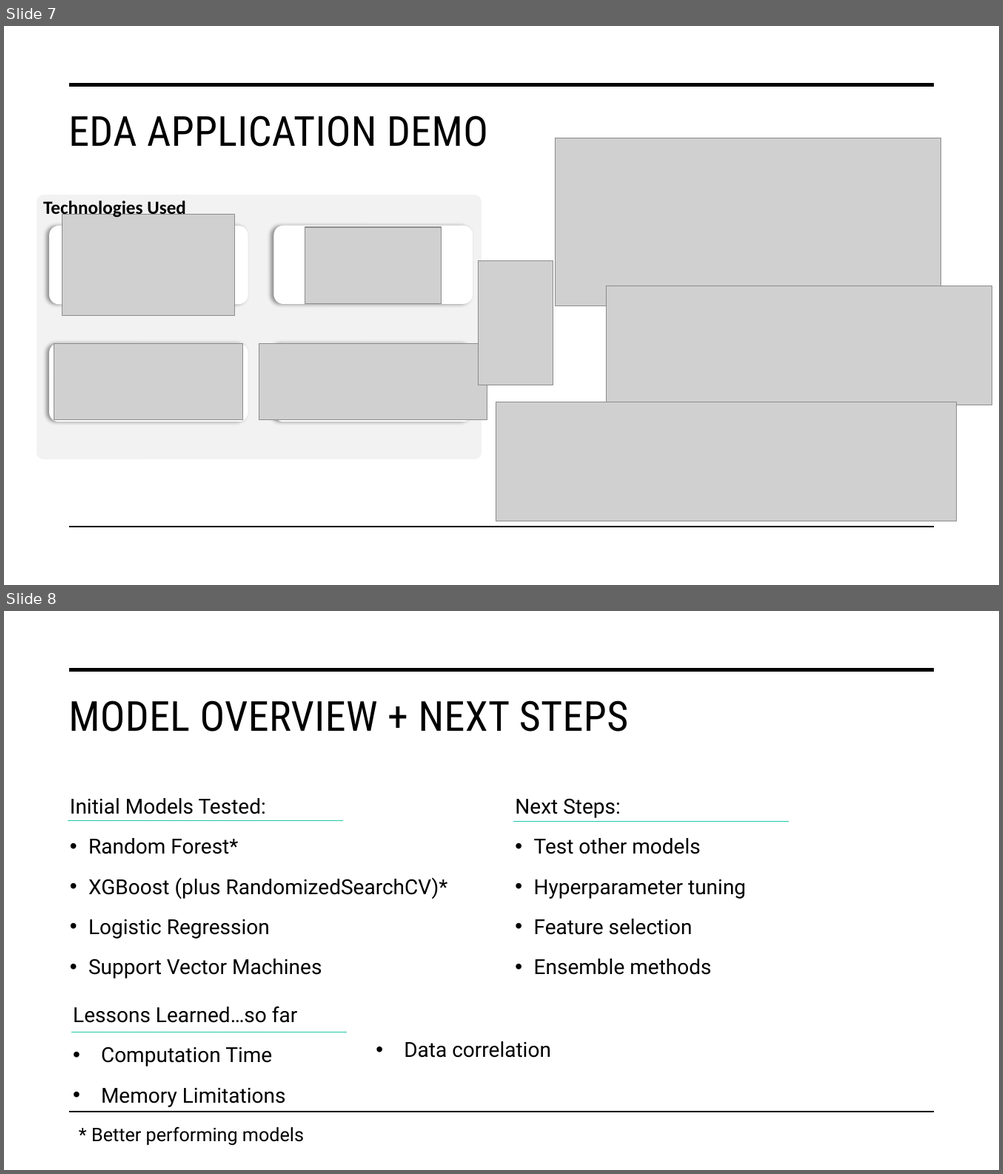
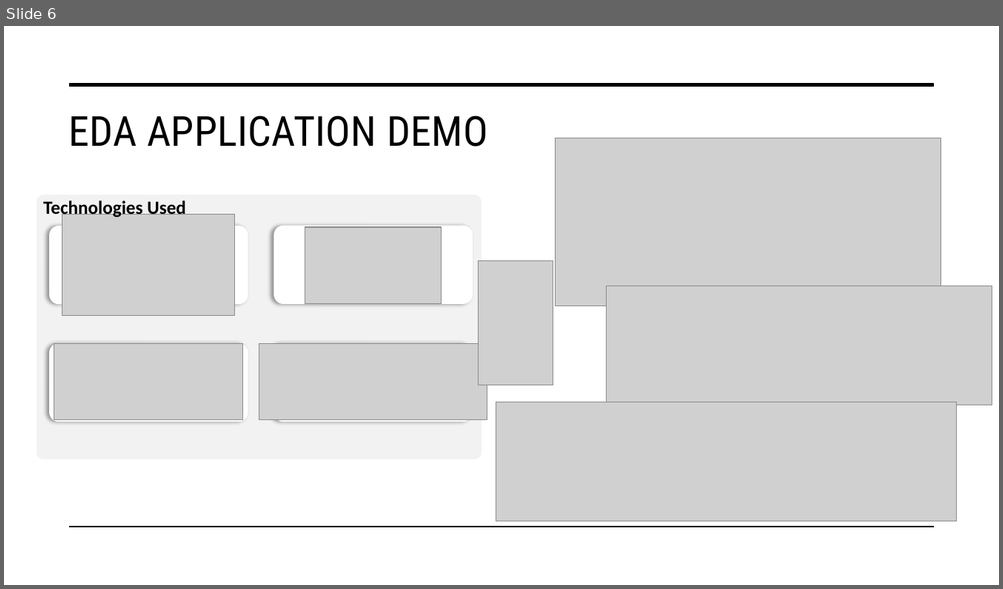
Before and after one commit to DATA-606-2023-FALL-TUESDAY/Whittington_Michael, a slide deck: docs/Final_Presentation - Predictive Analysis for Injury Diagnosis and Localization.pptx. Shown one above the other, each under a label of ours: slides 7 and 8 before the commit, slide 6 after it. The pictures are 1003x1174 and 1003x589 pixels, drawn with LibreOffice and Linux fonts; fonts in the diff are those of the drawing; grey boxes stand for pictures. Boxes give left, top, right and bottom in pixels: in the first picture for what was removed or moved away, otherwise in the second. Text is boxed around its words. In the diff, an @@ line names an element or a change of style, - is before the commit and + after.

```diff
--- a/docs/Final_Presentation - Predictive Analysis for Injury Diagnosis and Localization.pptx
+++ b/docs/Final_Presentation - Predictive Analysis for Injury Diagnosis and Localization.pptx
@@ slide 8 removed at [4,611,999,1170], background #FFFFFF @@
@@ line removed from (70, 670) to (933, 670) @@
@@ title removed at [68,701,628,732] @@
-MODEL OVERVIEW + NEXT STEPS
@@ text removed at [70,798,448,979] @@
-Initial Models Tested:
-• Random Forest*
-• XGBoost (plus RandomizedSearchCV)*
-• Logistic Regression
-• Support Vector Machines
@@ text removed at [515,798,745,975] @@
-Next Steps:
-• Test other models
-• Hyperparameter tuning
-• Feature selection
-• Ensemble methods
@@ line removed from (68, 820) to (343, 820) @@
@@ line removed from (514, 821) to (789, 821) @@
@@ text removed at [73,1006,297,1108] @@
-Lessons Learned…so far
-• Computation Time
-• Memory Limitations
@@ line removed from (71, 1032) to (347, 1032) @@
@@ text removed at [404,1042,551,1058] @@
-• Data correlation
@@ line removed from (70, 1113) to (933, 1113) @@
@@ text removed at [91,1128,304,1146] @@
-* Better performing models
@@ what was slide 7 is now slide 6 @@
```
Also in this commit, not shown: 3 slides changed, 7 slides added, 3 other slides removed.
